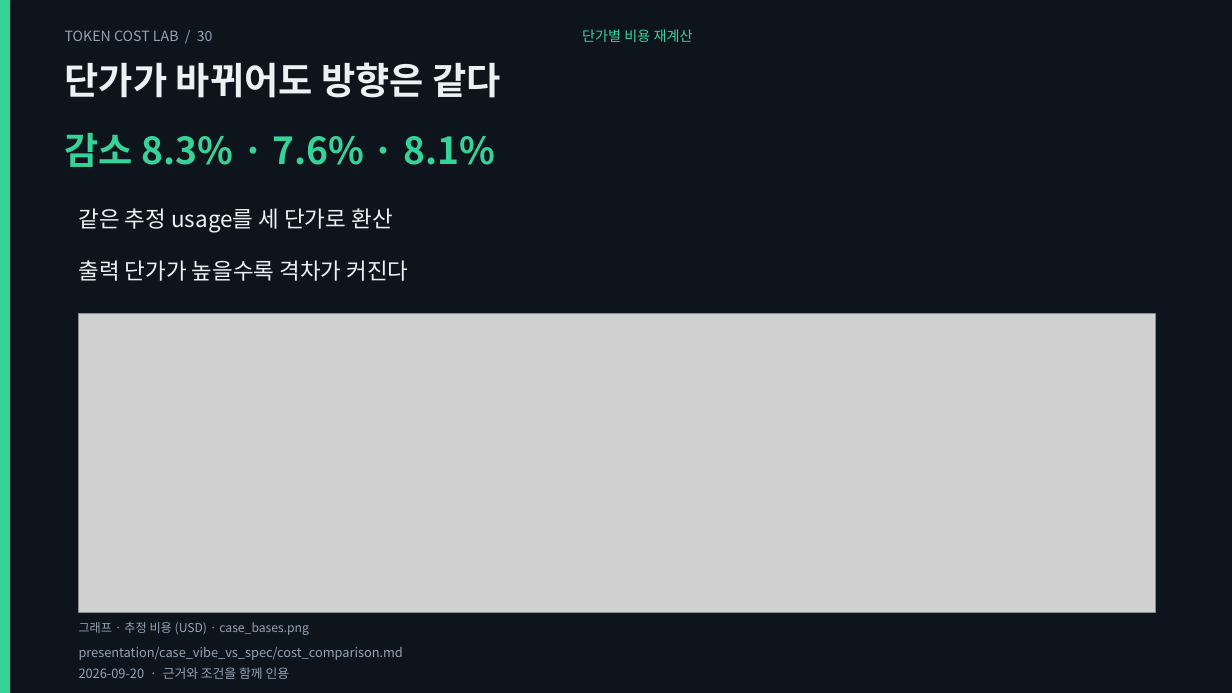
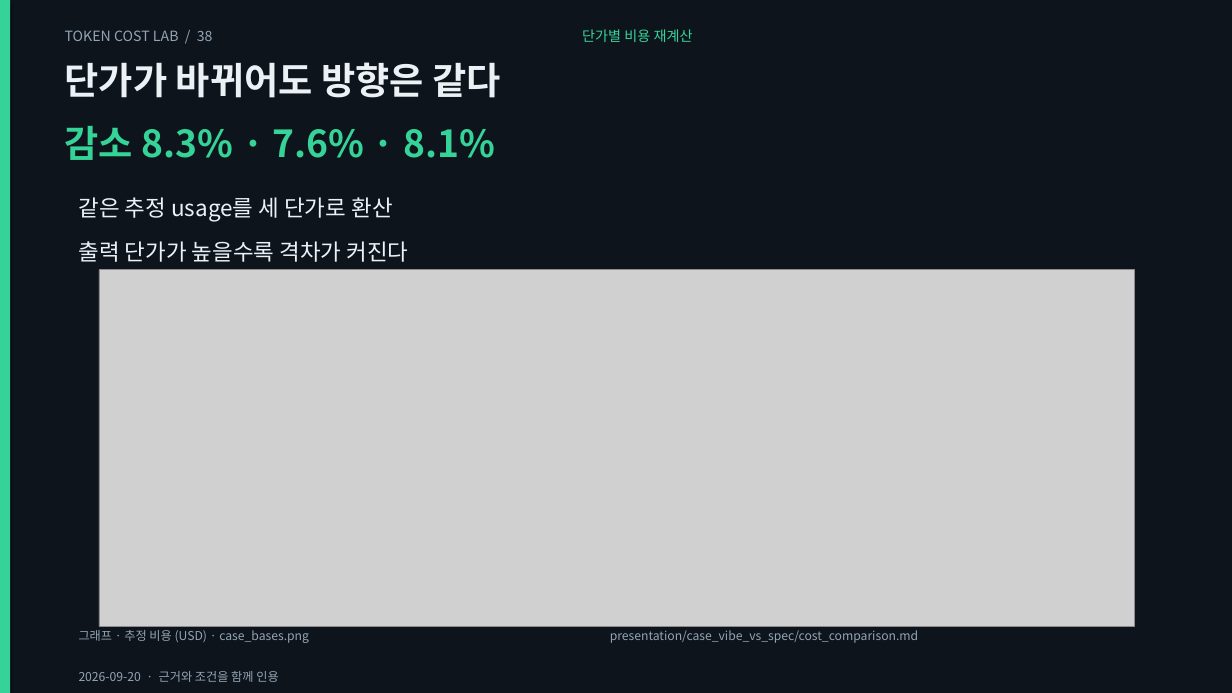
Before and after one commit to giyeop-cody/token-cost-lab, a slide deck: slide 38 of presentation/token_cost.pptx (slide 30 before the commit). Drawn at 1232x693 pixels with LibreOffice and Linux fonts; fonts in the diff are those of the drawing; grey boxes stand for pictures. Boxes give left, top, right and bottom in pixels: in the first picture for what was removed or moved away, otherwise in the second. Text is boxed around its words. In the diff, an @@ line names an element or a change of style, - is before the commit and + after.

Commit message:
feat: rebuild the decks as a visual talk — bigger charts, price table, section dividers
그래프를 슬라이드 전폭·전고로 키우고, 단가 표 슬라이드와 구간 표지를 넣어
발표 흐름(01 언어 → 02 출력·추론 → 03 캐시·컨텍스트 → 04 사례·적용)을 만들었다.

- 그래프 11종으로 확대: 추가 3종
  · monthly  워크플로 A/B 월 청구서(월 1,760건, 모델 6종) — B가 -64~-69%
  · cache_hit 캐시 적중률별 100콜 비용 곡선 + 손익분기 22.0%
  · usage_mix 20턴 세션 토큰 구성 — 이력 재전송 75.1%, 생성은 2.3%
  tokenizer 차트는 영어=1.00 기준 4개 가로 막대로 재작성(넓은 화면에서 읽히게)
- 단가 표 슬라이드: lab/pricing.py에서 셀을 직접 생성(모델·입력·출력·출력÷입력·캐시 읽기)
- 구간 표지 5종(01~04 + 심화). 렌더러에 divider/table 레이아웃 추가
- 덱 구성: 통합 44 · 본편 34 · 보너스 16 · 에이전트 23 · 케이스 15장
  차트 33장 · 표 2장 · 표지 5장. stack 차트와 중복되는 텍스트 슬라이드는 제거
- 검증: 표 셀 대조(단가 스냅샷) · 모든 차트가 덱에서 실제 사용되는지 · 표지에도 멘트·노트 요구
  · 월 청구서/캐시 곡선/토큰 구성의 재계산 대조 — 테스트 120 (신규 3)
- 문서: presentation/README(그래프 표), RETIRED(장수·재주장 17), REASSERTED·CORRECTIONS 동기화

```diff
--- a/presentation/token_cost.pptx
+++ b/presentation/token_cost.pptx
@@ text at box(65, 30, 213, 41): text changed @@
-TOKEN COST LAB / 30
+TOKEN COST LAB / 38
@@ text "감소 8.3% · 7.6% · ...": place and size @@
-text "감소 8.3% · 7.6% · ..." at box(65, 133, 495, 167)
+text "감소 8.3% · 7.6% · ..." at box(65, 126, 495, 160)
@@ text "같은 추정 usage를 세 단가로 ...": place and size @@
-text "같은 추정 usage를 세 단가로 ..." at box(79, 208, 392, 233)
+text "같은 추정 usage를 세 단가로 ..." at box(79, 197, 392, 222)
@@ text "출력 단가가 높을수록 격차가 커진다": place and size @@
-text "출력 단가가 높을수록 격차가 커진다" at box(79, 260, 409, 281)
+text "출력 단가가 높을수록 격차가 커진다" at box(79, 241, 409, 262)
@@ picture: place and size @@
-picture at box(79, 313, 1155, 613)
+picture at box(99, 270, 1135, 627)
@@ text "그래프 · 추정 비용 (USD) ...": place and size @@
-text "그래프 · 추정 비용 (USD) ..." at box(79, 622, 309, 635)
+text "그래프 · 추정 비용 (USD) ..." at box(79, 630, 309, 643)
@@ text "presentation/case_vibe_vs_spec/cost_comparison.md" at box(610, 630, 918, 643): size 10 to 9.5 pt @@
@@ text "presentation/case_vibe_vs_spec/cost_comparison.md": place and size @@
-text "presentation/case_vibe_vs_spec/cost_comparison.md" at box(79, 647, 403, 660)
+text "presentation/case_vibe_vs_spec/cost_comparison.md" at box(610, 630, 918, 643)
@@ text "2026-09-20 · 근거와 조건을 함께 ..." at box(79, 671, 278, 682): size 10 to 9.5 pt @@
```
Also in this commit, not shown: 31 other slides changed, 9 slides added, 1 slide removed, 37 other files.
